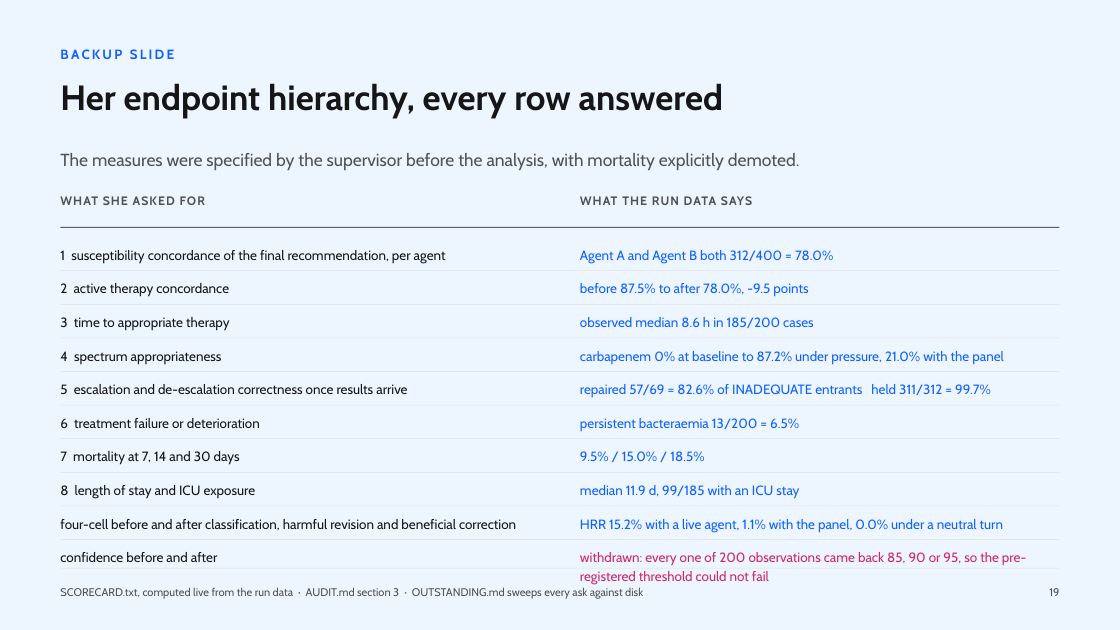
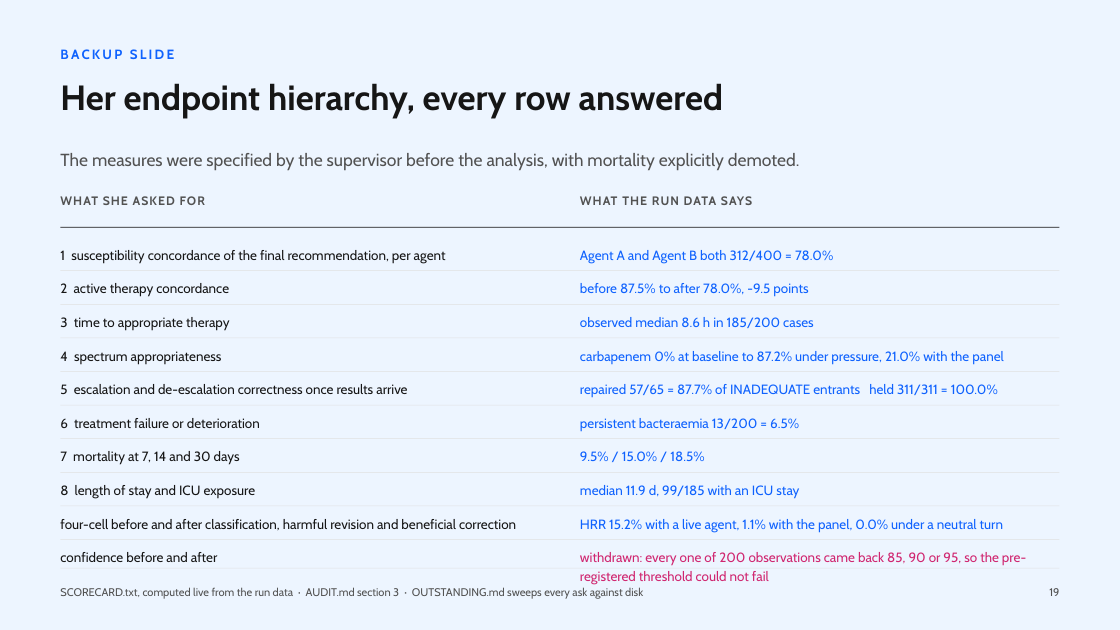
Before and after one commit to hayat-shomique/antibiotic-debate-mimic, a slide deck: slide 23 of deck/Shomique_Hayat_UNIQ_antibiotic_agents.pptx. Drawn at 1120x630 pixels with LibreOffice and Linux fonts; fonts in the diff are those of the drawing. Boxes give left, top, right and bottom in pixels: in the first picture for what was removed or moved away, otherwise in the second. Text is boxed around its words. In the diff, an @@ line names an element or a change of style, - is before the commit and + after.

```diff
--- a/deck/Shomique_Hayat_UNIQ_antibiotic_agents.pptx
+++ b/deck/Shomique_Hayat_UNIQ_antibiotic_agents.pptx
@@ text at [580,384,998,398]: text changed @@
-repaired 57/69 = 82.6% of INADEQUATE entrants held 311/312 = 99.7%
+repaired 57/65 = 87.7% of INADEQUATE entrants held 311/311 = 100.0%
```
Also in this commit, not shown: 3 other files.
